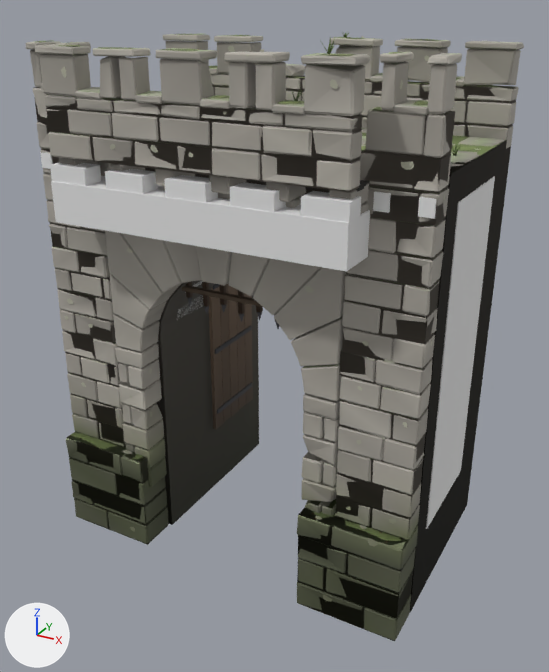
The glTF model godot/art/world/props/gatehouse.glb: old version first, new version second.
The view is the same before and after, from a camera (50 mm lens) standing at (7.79, -14.27, 10.18) and looking at (0.27, -0.59, 3.34). Arrows for +X, +Y and +Z are at lower left; the lights stay in place. The picture after the commit comes second. Vertices at exactly the same position are counted once.

Names of what the first picture shows: 'gatehouse', 'gatehouse_LOD1', 'gatehouse_shadow'.
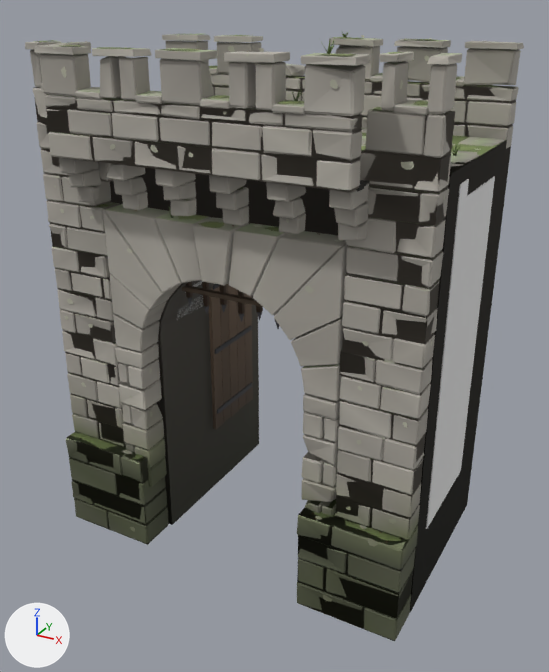
What differs and where, as boxes [x1, y1, x2, y2] in the pictures (549 x 672 px; the box of a moved part takes in the faces that stretch with it):
```json
{"part": 1, "of": "me_gatehouse_shadow", "change": "moved or reshaped", "after": [458, 179, 469, 203], "on screen": "not visible before"}
{"part": 2, "of": "me_gatehouse_shadow", "change": "deleted", "before": [40, 152, 436, 272]}
```

Edits to the scene script, one JSON object a line:
```json
{"block": "me_gatehouse_shadow", "where": "# used by ob_gatehouse_shadow; location = (0.0, 0.0, 0.0)"}
{"op": "remove", "block": "me_gatehouse_shadow", "code": "me_gatehouse_shadow.from_pydata(...)  # 184 vertices, 308 faces; spans x -4.3..4.3, y -3.4..2.5, z 0.0..7.3"}
{"op": "add", "block": "me_gatehouse_shadow", "code": "me_gatehouse_shadow.from_pydata(...)  # 112 vertices, 200 faces; spans x -4.3..4.3, y -1.25..1.25, z 0.0..7.3"}
{"block": "me_gatehouse_shadow", "change": "me_gatehouse_shadow part 1: the loose piece of 8 vertices spanning x 3.26..4.26, y 2.0..2.5, z 6.98..7.3 is moved by (0.03, -3.25, 0.0)"}
{"block": "me_gatehouse_shadow", "change": "me_gatehouse_shadow part 2: 10 loose pieces with 80 vertices, spanning x -4.26..4.26, y -3.4..-1.9, z 6.17..7.3, are deleted"}
{"block": "me_gatehouse_shadow", "change": "other edits to the shape of me_gatehouse_shadow do not show in these pictures"}
```
